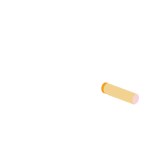
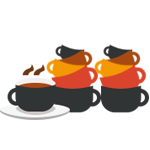
Layers edited between the first and the second 150×150 image:
added layer "Layer 12" above "Layer 11" over box(0, 44, 149, 120)
hid "Layer 8" over box(16, 51, 139, 105)
